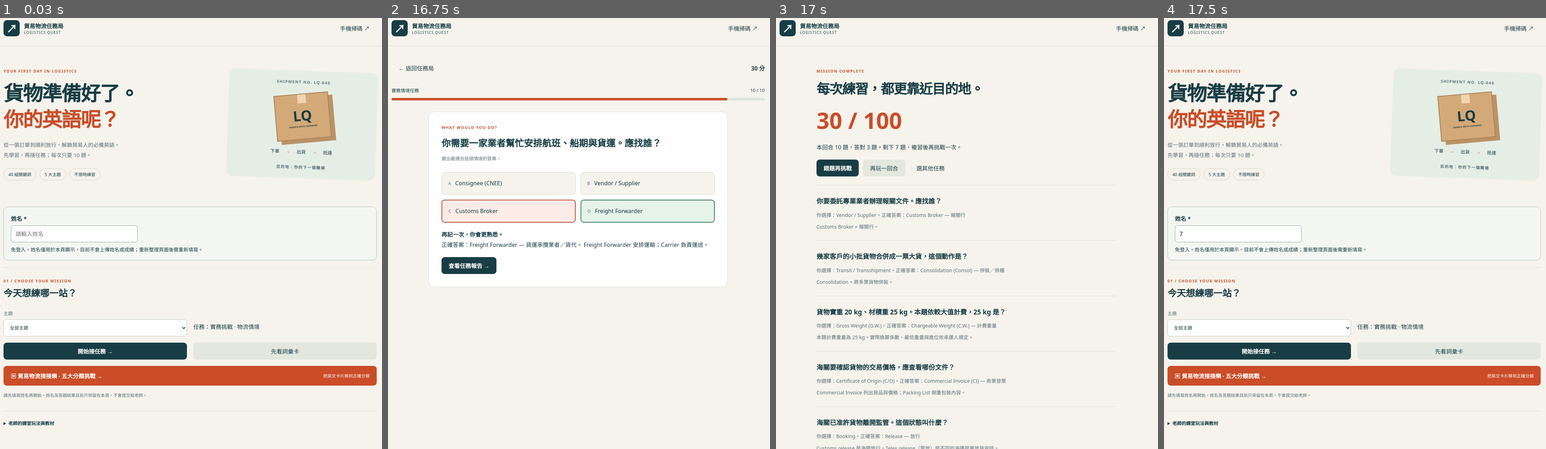
Above: before the commit, frames 1-4 (left to right).
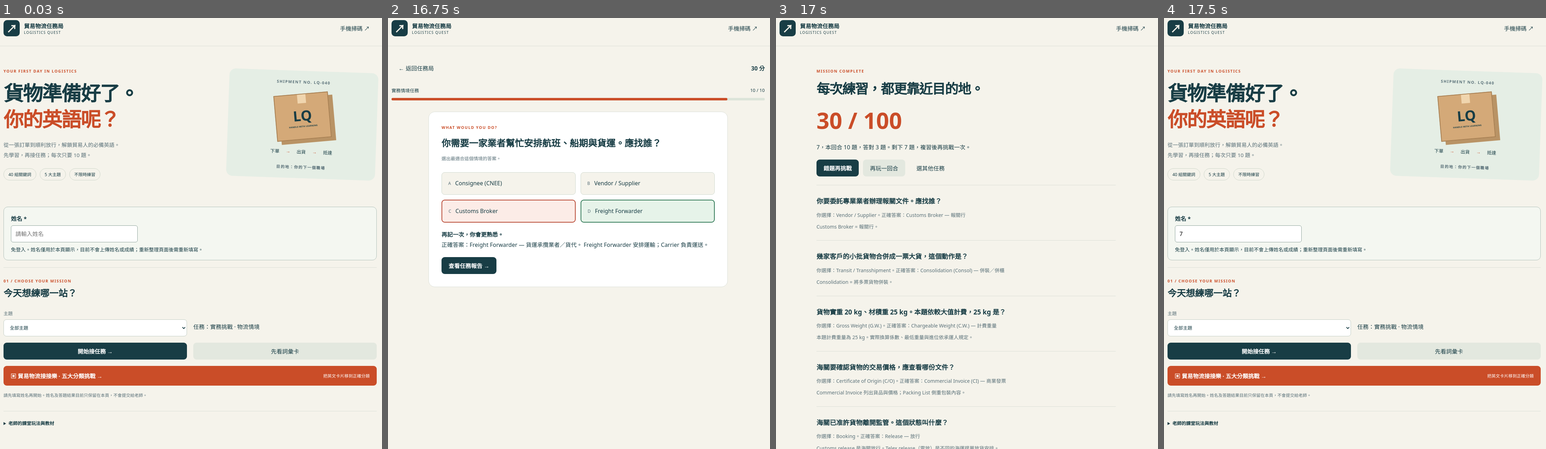
Above: after the commit, the same moments.

Repository: ij-teacher/logistics-vocabulary-game
Game: browser game, page index.html
The game is run twice, just before and just after one commit, with the same random seed, the same clock (stepped at 60 frames per second) and the same inputs.
Inputs (mouse positions are in pixels of both pictures, inside the frame that each line leads up to):
- Up to frame 1 (0.03 s): no input
- Up to frame 2 (16.75 s): click (460, 233) at 0.27 s; type "Alex" at 0.27 s; click "開始接任務 →" at 0.52 s; click "A Purchase Order (PO)" at 1.17 s; click "← 返回任務局" at 1.5 s; click "開始接任務 →" at 1.77 s; click "C Packing List (PL)" at 1.83 s; click "手機掃碼 ↗" at 2.17 s; click "列印 QR code" at 2.5 s; click "關閉 ×" at 2.83 s; click "下一題 →" at 3.17 s; click "D Certificate of Origin (C/O)" at 3.5 s; click "下一題 →" at 3.83 s; click "A Transit / Transshipment" at 4.17 s; click "手機掃碼 ↗" at 4.5 s; click "關閉 ×" at 4.83 s; click "← 返回任務局" at 5.17 s; click "先看詞彙卡" at 5.5 s; click "翻卡 · 看意思" at 5.83 s; click "下一張 →" at 6.17 s; click "← 上一張" at 6.5 s; click "下一張 →" at 6.83 s; click "翻卡 · 看意思" at 7.17 s; click "← 上一張" at 7.5 s; click "手機掃碼 ↗" at 7.83 s; click "列印 QR code" at 8.17 s; click "列印 QR code" at 8.5 s; click "關閉 ×" at 8.83 s; click "翻卡 · 看意思" at 9.17 s; click "下一張 →" at 9.5 s; click "← 返回任務局" at 9.83 s; click (460, 233) at 10.17 s; type "7" at 10.17 s; tap Enter at 10.2 s; click "開始接任務 →" at 10.5 s; click "A Confirm" at 10.52 s; click "下一題 →" at 10.83 s; click "D Vendor / Supplier" at 11.17 s; click "下一題 →" at 11.5 s; click "D Transit / Transshipment" at 11.83 s; click "下一題 →" at 12.17 s; click "D Gross Weight (G.W.)" at 12.5 s; click "下一題 →" at 12.83 s; click "B Certificate of Origin (C/O)" at 13.17 s; click "下一題 →" at 13.5 s; click "D Revise / Amendment" at 13.83 s; click "下一題 →" at 14.17 s; click "B Booking" at 14.5 s; click "下一題 →" at 14.83 s; click "D Air Waybill (AWB)" at 15.17 s; click "下一題 →" at 15.5 s; click "C Tracking / Status" at 15.83 s; click "下一題 →" at 16.17 s; click "C Customs Broker" at 16.5 s
- Up to frame 3 (17 s): click "查看任務報告 →" at 16.83 s
- Up to frame 4 (17.5 s): click "選其他任務" at 17.17 s

Frames 1-2 are identical in both runs. In frame 3, 0.3% of the frame differs, in the area x 10-51%, y 29-31%; in frame 4, nothing differs.

Commit message:
Add required student name entry and named results without uploading student data

Diff:
--- a/app.js
+++ b/app.js
@@ -7,10 +7,11 @@
 CATEGORIES.forEach((name,i)=>{const o=document.createElement('option');o.value=i;o.textContent=name;$('category').append(o);});
 function pool(){return VOCABULARY.filter(v=>$('category').value==='all'||v.category===Number($('category').value));}
 function buildQuestions(){return shuffle(SCENARIOS.filter(s=>$('category').value==='all'||VOCABULARY[s.answer].category===Number($('category').value))).slice(0,10).map(s=>({...s,mode:'scenario'}));}
-function start(list){questions=list||buildQuestions();position=0;points=0;missed=[];if(!questions.length){show('home');return;}show('game');renderQuestion();}
+let roundStudentName='';
+function start(list){const nameInput=$('player-name');nameInput.value=nameInput.value.trim();if(!nameInput.reportValidity()){show('home');nameInput.focus();return;}roundStudentName=nameInput.value;questions=list||buildQuestions();position=0;points=0;missed=[];if(!questions.length){show('home');return;}show('game');renderQuestion();}
 function renderQuestion(){answered=false;const q=questions[position];$('score').textContent=points+' 分';$('count').text …(551 unchanged characters)…
  shuffle(q.choices).forEach((id,i)=>{const b=document.createElement('button');b.type='button';b.className='answer';b.da …(332 unchanged characters)…
 function answer(id){if(answered)return;answered=true;const q=questions[position],right=id===q.answer;if(right)points+=1 …(663 unchanged characters)…
-function finish(){show('results');const correct=questions.le …(199 unchanged characters)… .length*10;$('result-text').textContent='本回合 '+questions.length+' 題，答對 '+correct+ …(560 unchanged characters)…
+function finish(){show('results');const correct=questions.le …(199 unchanged characters)… .length*10;$('result-text').textContent=roundStudentName+'，本回合 '+questions.length+' 題，答對 '+correct+ …(560 unchanged characters)…
 function renderCard(){const v=studyItems[cardIndex];$('study-count').textContent=(cardIndex+1)+' / '+studyItems.length; …(366 unchanged characters)…
 $('start').onclick=()=>start();$('next').onclick=()=>{if(!answered)return;if(++position<questions.length)renderQuestion …(711 unchanged characters)…
